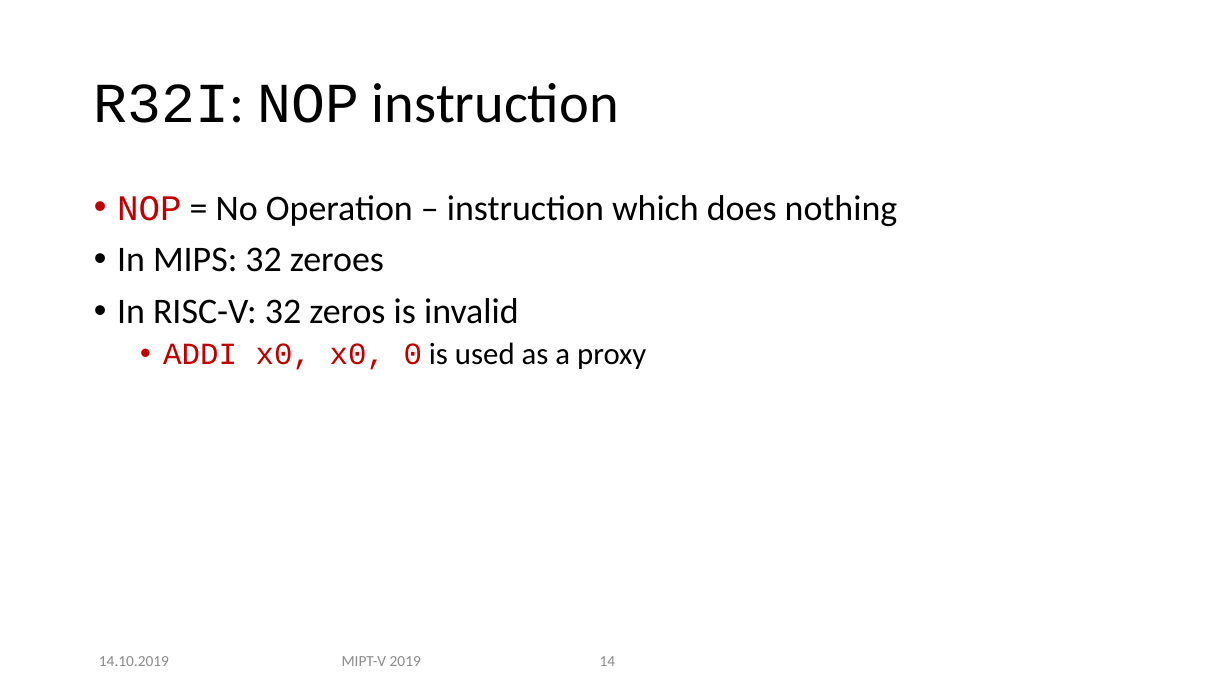
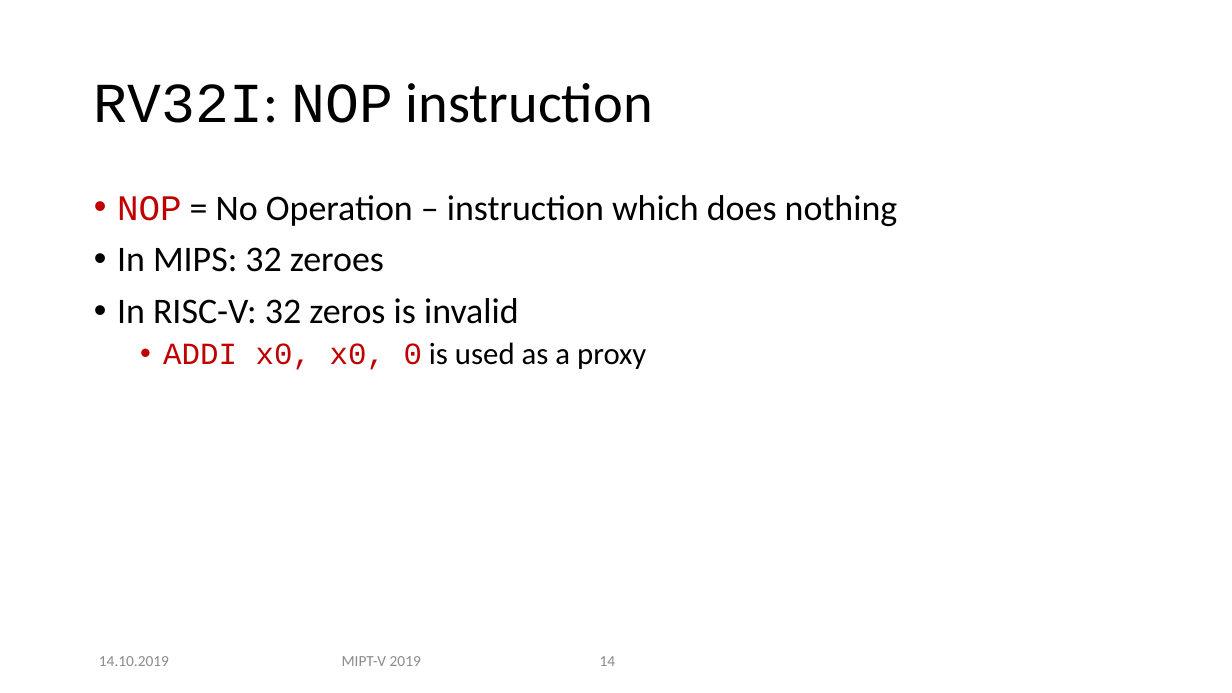
Before and after one commit to MIPT-ILab/ca-lectures, a slide deck: slide 14 of mipt-mips/2019/L4/Lecture 4 - RISC-V ISA NO AUDIO.pptx. Drawn at 1232x693 pixels with LibreOffice and Linux fonts; fonts in the diff are those of the drawing; background and template pictures are left out. Boxes give left, top, right and bottom in pixels: in the first picture for what was removed or moved away, otherwise in the second. Text is boxed around its words. In the diff, an @@ line names an element or a change of style, - is before the commit and + after.

```diff
--- a/mipt-mips/2019/L4/Lecture 4 - RISC-V ISA NO AUDIO.pptx
+++ b/mipt-mips/2019/L4/Lecture 4 - RISC-V ISA NO AUDIO.pptx
@@ title at bbox=[94, 83, 653, 123]: text changed @@
-R32I: NOP instruction
+RV32I: NOP instruction
```
Also in this commit, not shown: 7 other slides changed.
